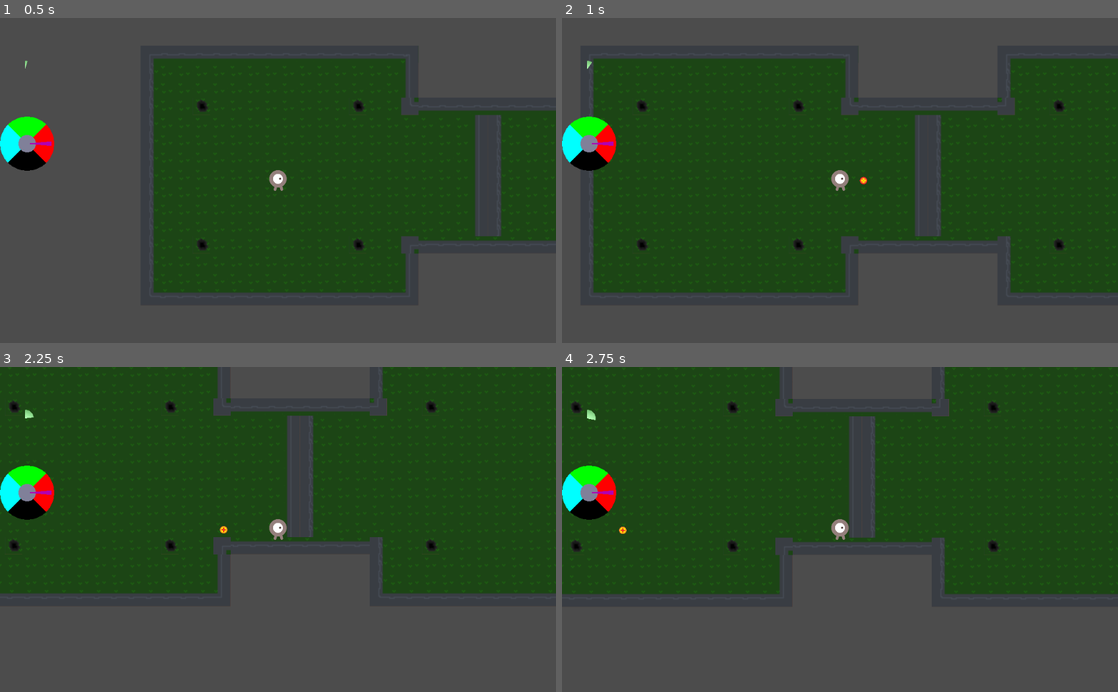
Above: before the commit, frames 1-4 (two rows, left to right).
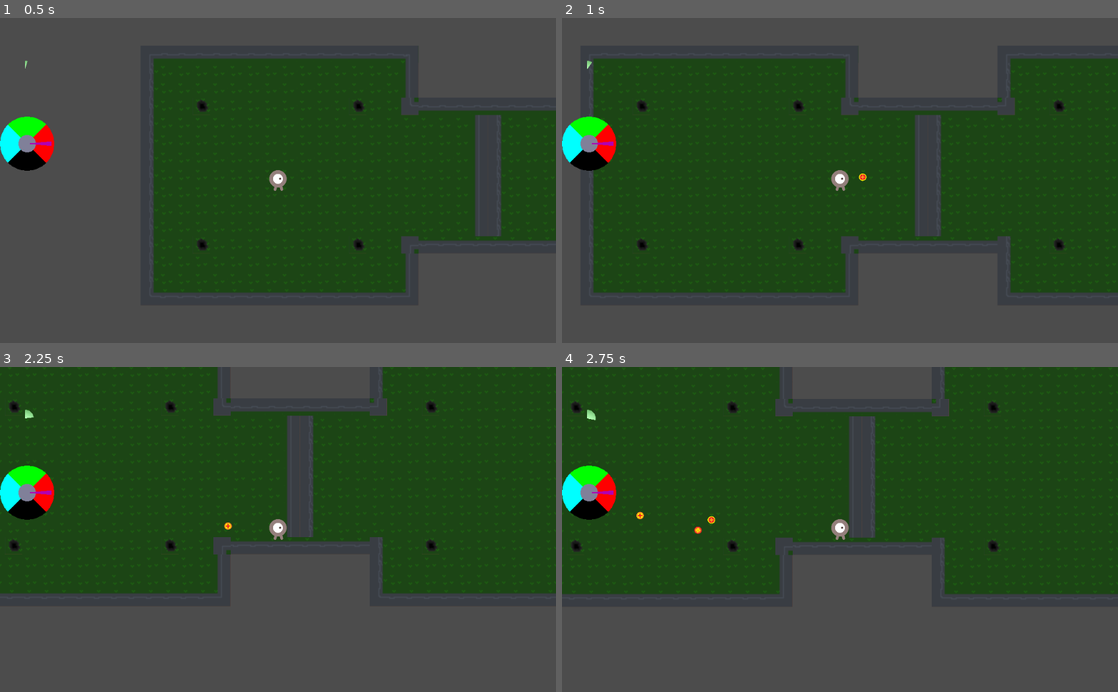
Above: after the commit, the same moments.

Repository: FiBe4000/Gamejam2022
Game: Godot game, scene res://src/Main.tscn
The game is run twice, just before and just after one commit, with the same random seed, the same clock (stepped at 60 frames per second) and the same inputs.
Inputs (mouse positions are in pixels of both pictures, inside the frame that each line leads up to):
- Up to frame 1 (0.5 s): no input
- Up to frame 2 (1 s): tap Enter at 0.5 s; move the mouse to (962, 164) at 0.52 s; hold D (move_right) from 0.53 s (still down); hold Space (shoot) from 0.53 s (still down); click (962, 164) at 0.67 s
- Up to frame 3 (2.25 s): move the mouse to (166, 545) at 1.27 s; release D (move_right) at 1.28 s; release Space (shoot) at 1.28 s; hold S (move_down) 1.28-2.03 s; tap Down (aim_down) at 1.35 s; tap Space (shoot) at 1.55, 2 s; move the mouse to (333, 458) at 2.02 s; hold D (move_right) from 2.03 s (still down); hold Left (aim_left) from 2.03 s (still down)
- Up to frame 4 (2.75 s): keep holding D (move_right); keep holding Left (aim_left); tap Space (shoot) at 2.3 s

Frame 1 is identical in both runs. In frame 2, less than 0.1% of the frame differs, in the area x 53-55%, y 47-52%; in frame 3, less than 0.1%; in frame 4, 0.1%, in the area x 10-28%, y 44-52%.

Commit message:
Player: More rate of fire and uncertain aim

Diff:
--- a/src/entities/Player.gd
+++ b/src/entities/Player.gd
@@ -4,7 +4,7 @@
 
 export var speed = 500
 export var bullet_speed = 600
-export var rof = 2
+export var rof = 20
 
 var Bullet = preload("res://src/entities/Bullet.tscn")
 var last_shot = 0
@@ -75,6 +75,8 @@
     var player_pos = get_global_position()
     aim_dir = (mouse_pos - player_pos).normalized()
 
+  # Add some uncertainty to the aim.
+  aim_dir += Vector2(rand_range(-0.1, 0.1), rand_range(-0.1, 0.1))
 
   var b = Bullet.instance()
   b.start(self.transform.origin, aim_dir, bullet_speed)
